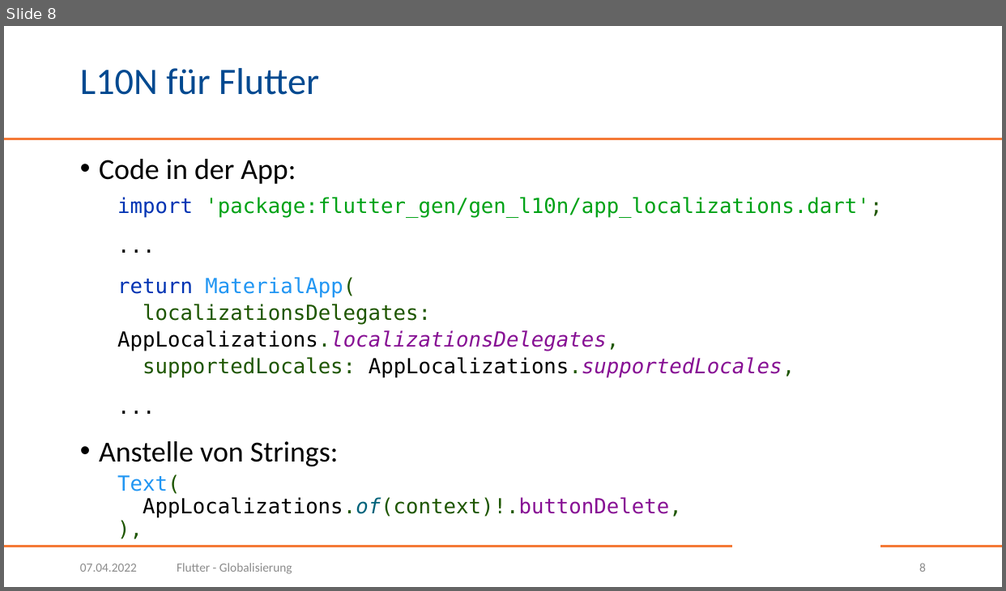
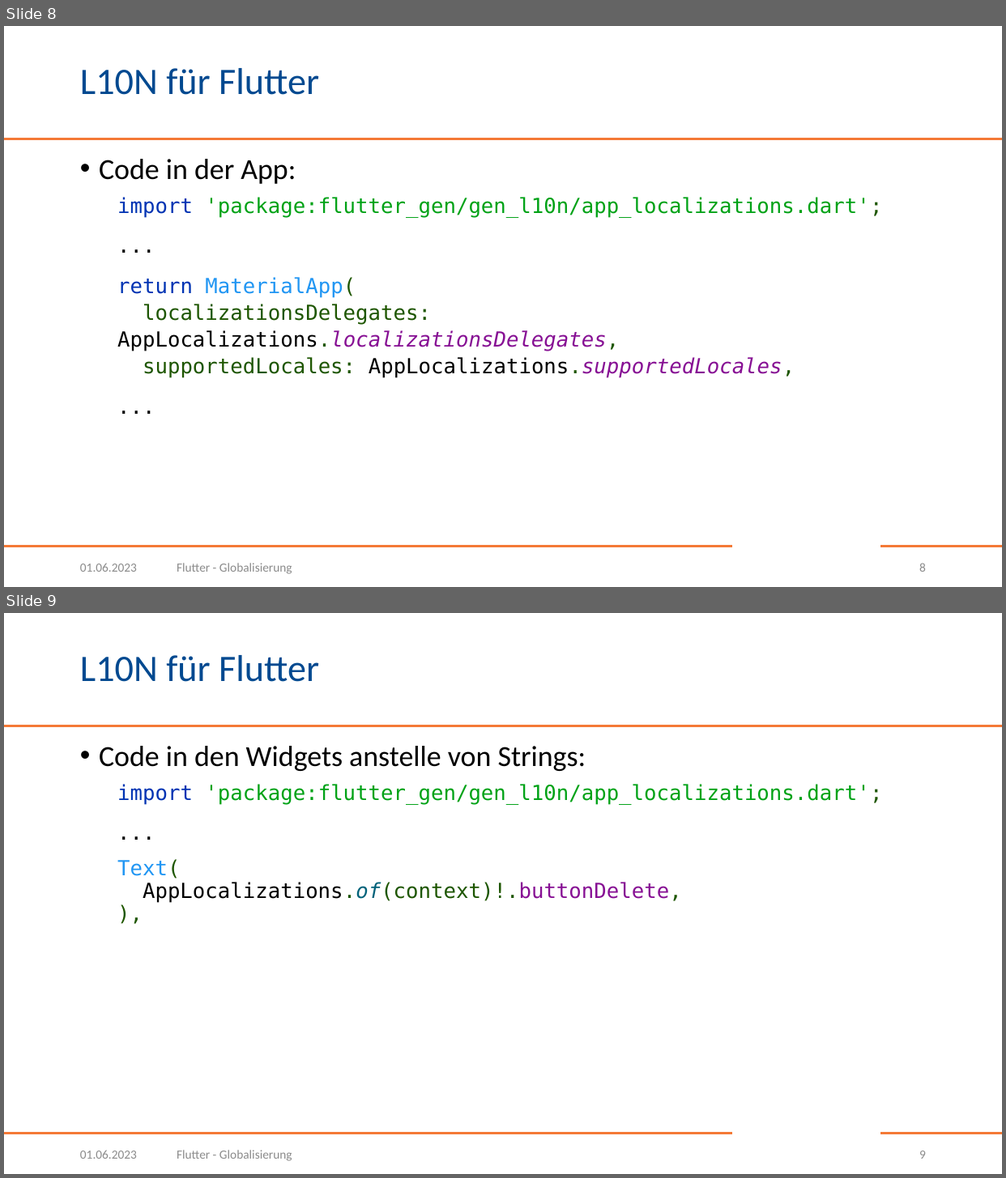
Before and after one commit to BogyMitutoyoCTL/DecisionMakingApp, a slide deck: presentations/Globalisierung.pptx. Shown one above the other, each under a label of ours: slide 8 before the commit, slides 8 and 9 after it. The pictures are 1006x591 and 1006x1178 pixels, drawn with LibreOffice and Linux fonts; fonts in the diff are those of the drawing; background and template pictures are left out. Boxes give left, top, right and bottom in pixels: in the first picture for what was removed or moved away, otherwise in the second. Text is boxed around its words. In the diff, an @@ line names an element or a change of style, - is before the commit and + after.

```diff
--- a/presentations/Globalisierung.pptx
+++ b/presentations/Globalisierung.pptx
@@ slide 9 added at [4, 613, 1002, 1174], background #FFFFFF; not listed: 3 template elements that a slide beside it also shows @@
@@ title added at [80, 655, 319, 682], 36 pt, text #004990 @@
+L10N für Flutter
@@ text added at [99, 746, 882, 903], 20 pt, text #000000 @@
+• Code in den Widgets anstelle von Strings:
+  import 'package:flutter_gen/gen_l10n/app_localizations.dart';
+  ...
+  Text(
+  AppLocalizations.of(context)!.buttonDelete,
+  ),
@@ text added at [80, 1150, 137, 1159], 12 pt, text #8C8C8C @@
+01.06.2023
@@ text added at [177, 1150, 292, 1161], 12 pt, text #8C8C8C @@
+Flutter - Globalisierung
@@ page number added at [919, 1151, 926, 1159], 12 pt, text #8C8C8C @@
+9
@@ slide 8 changed as well @@
@@ text at [99, 442, 682, 518]: paragraphs removed @@
-• Anstelle von Strings:
-  Text(
-  AppLocalizations.of(context)!.buttonDelete,
-  ),
@@ text at [80, 563, 137, 572]: text changed @@
-07.04.2022
+01.06.2023
```
Also in this commit, not shown: 10 other slides changed.
